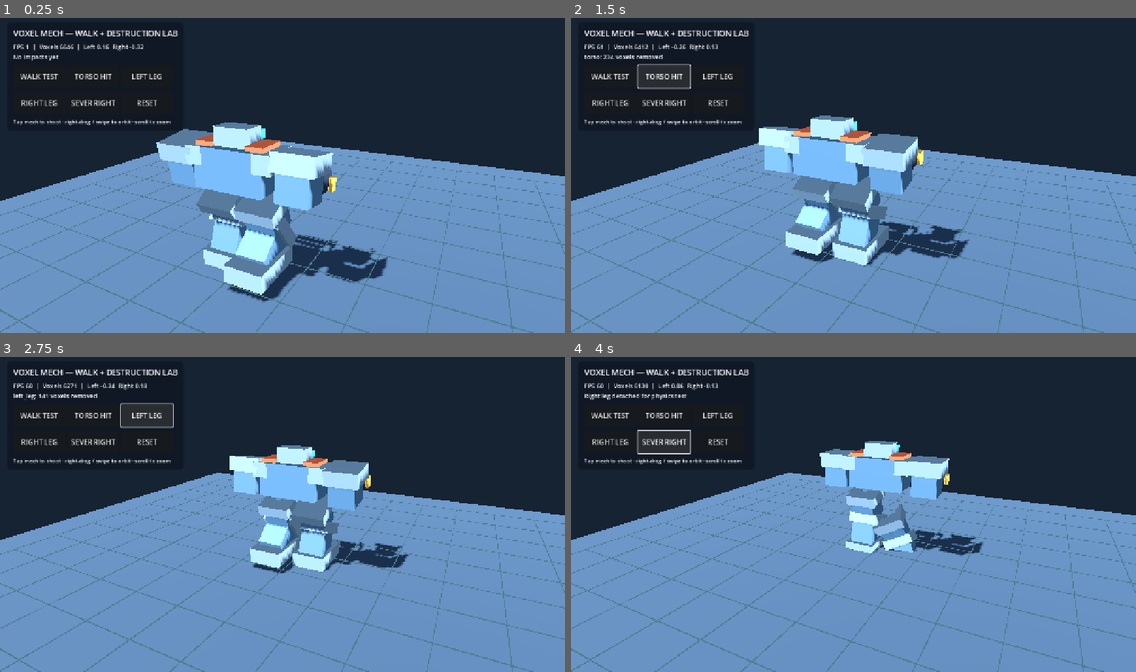
Above: before the commit, frames 1-4 (two rows, left to right).
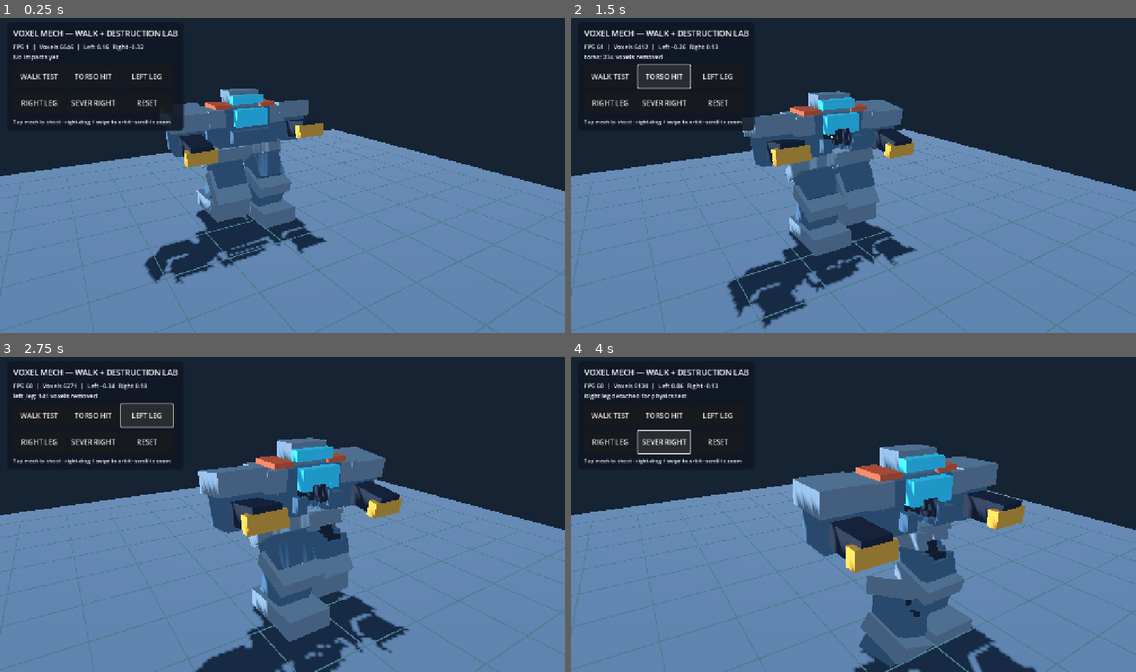
Above: after the commit, the same moments.

Repository: drag0nblad3/BtechMobile
Game: Godot game, scene res://scenes/voxel_mech_lab.tscn
Same seed, same stepped clock (60 frames per second), same inputs: the game is played once before the commit and once after it. This scene is started directly instead of the project's main scene.
Inputs:
- Up to frame 1 (0.25 s): no input
- Up to frame 2 (1.5 s): click "WALK TEST" at 0.5 s; click "TORSO HIT" at 1.25 s
- Up to frame 3 (2.75 s): click "LEFT LEG" at 2 s
- Up to frame 4 (4 s): click "RIGHT LEG" at 2.75 s; click "SEVER RIGHT" at 3.5 s

The runs differ from the first frame. In frame 1, 21% of the frame differs, in the area x 0-100%, y 22-100%; in frame 2, 20%; in frame 3, 22%; in frame 4, 23%, in the area x 0-100%, y 26-100%.

Commit message:
Move default camera to front quarter view and balance lighting

Diff:
--- a/src/view/units/voxel_mech_lab.gd
+++ b/src/view/units/voxel_mech_lab.gd
@@ -5,9 +5,9 @@
 var mech: VoxelMech
 var camera: Camera3D
 var info: Label
-var _orbit := 0.48
+var _orbit := 2.58
 var _elevation := 0.33
-var _distance := 7.0
+var _distance := 5.8
 var _right_drag := false
 var _touch_dragged := false
 var _last_hit := "No impacts yet"
@@ -31,13 +31,13 @@
 	env.background_color = Color("152333")
 	env.ambient_light_source = Environment.AMBIENT_SOURCE_COLOR
 	env.ambient_light_color = Color("b5cee8")
-	env.ambient_light_energy = 0.85
+	env.ambient_light_energy = 0.70
 	env.tonemap_mode = Environment.TONE_MAPPER_FILMIC
 	env_node.environment = env
 	add_child(env_node)
 	var sun := DirectionalLight3D.new()
 	sun.rotation_degrees = Vector3(-56, -32, 0)
-	sun.light_energy = 1.6
+	sun.light_energy = 1.25
 	sun.shadow_enabled = true
 	add_child(sun)
 	var ground := StaticBody3D.new()
